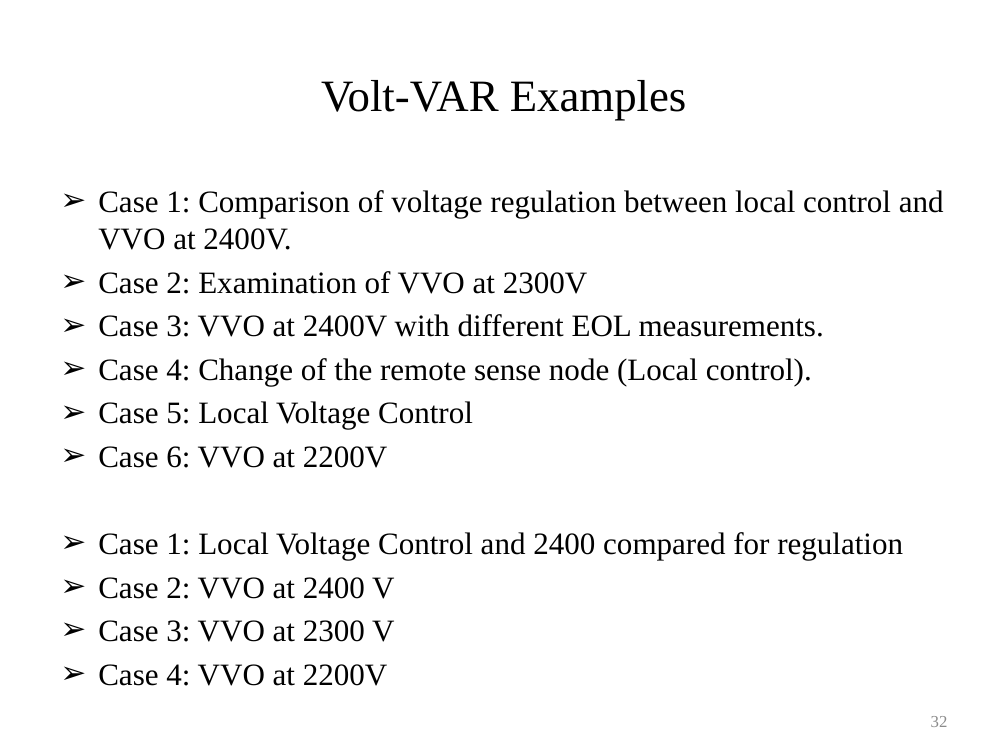
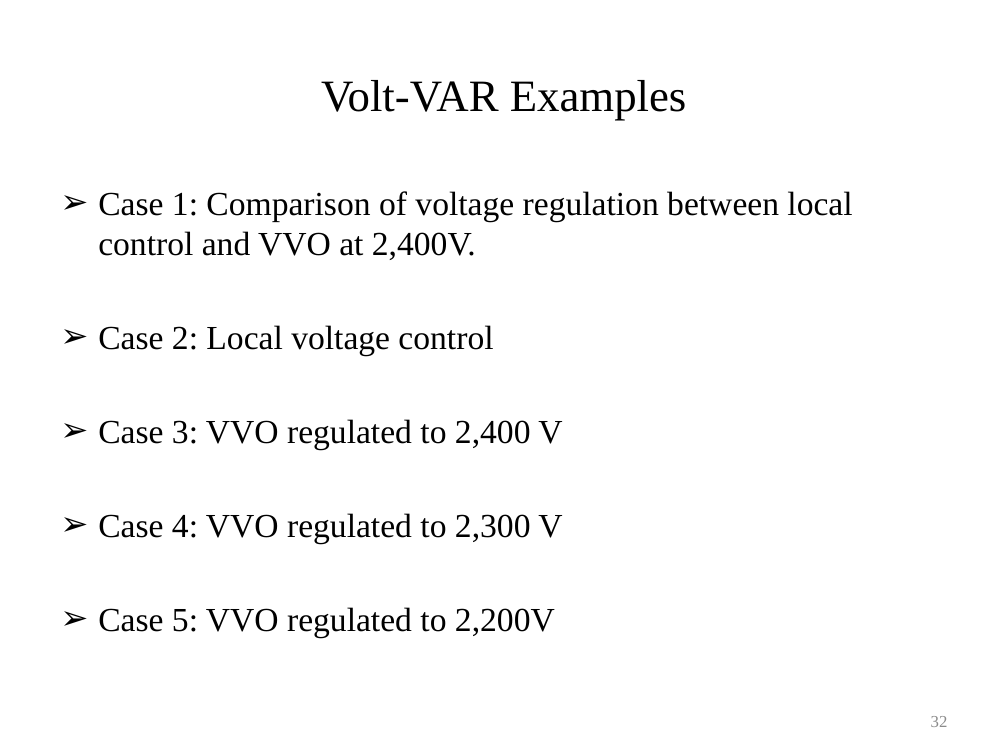
Before and after one commit to gridlab-d/course, a slide deck: slide 32 of University of Washington Class/Module 6 - Volt-VAR optimization.pptx. Drawn at 1008x756 pixels with LibreOffice and Linux fonts; fonts in the diff are those of the drawing. Boxes give left, top, right and bottom in pixels: in the first picture for what was removed or moved away, otherwise in the second. Text is boxed around its words. In the diff, an @@ line names an element or a change of style, - is before the commit and + after.

```diff
--- a/University of Washington Class/Module 6 - Volt-VAR optimization.pptx
+++ b/University of Washington Class/Module 6 - Volt-VAR optimization.pptx
@@ text at <box>98,191,852,638</box>: text changed; size 22.2 to 24 pt @@
-➢ Case 1: Comparison of voltage regulation between local control and VVO at 2400V.
-➢ Case 2: Examination of VVO at 2300V
-➢ Case 3: VVO at 2400V with different EOL measurements.
-➢ Case 4: Change of the remote sense node (Local control).
-➢ Case 5: Local Voltage Control
-➢ Case 6: VVO at 2200V
-➢ Case 1: Local Voltage Control and 2400 compared for regulation
-➢ Case 2: VVO at 2400 V
-➢ Case 3: VVO at 2300 V
-➢ Case 4: VVO at 2200V
+➢ Case 1: Comparison of voltage regulation between local control and VVO at 2,400V.
+➢ Case 2: Local voltage control
+➢ Case 3: VVO regulated to 2,400 V
+➢ Case 4: VVO regulated to 2,300 V
+➢ Case 5: VVO regulated to 2,200V
```
Also in this commit, not shown: 20 other slides changed, 7 slides added, 9 slides removed.
